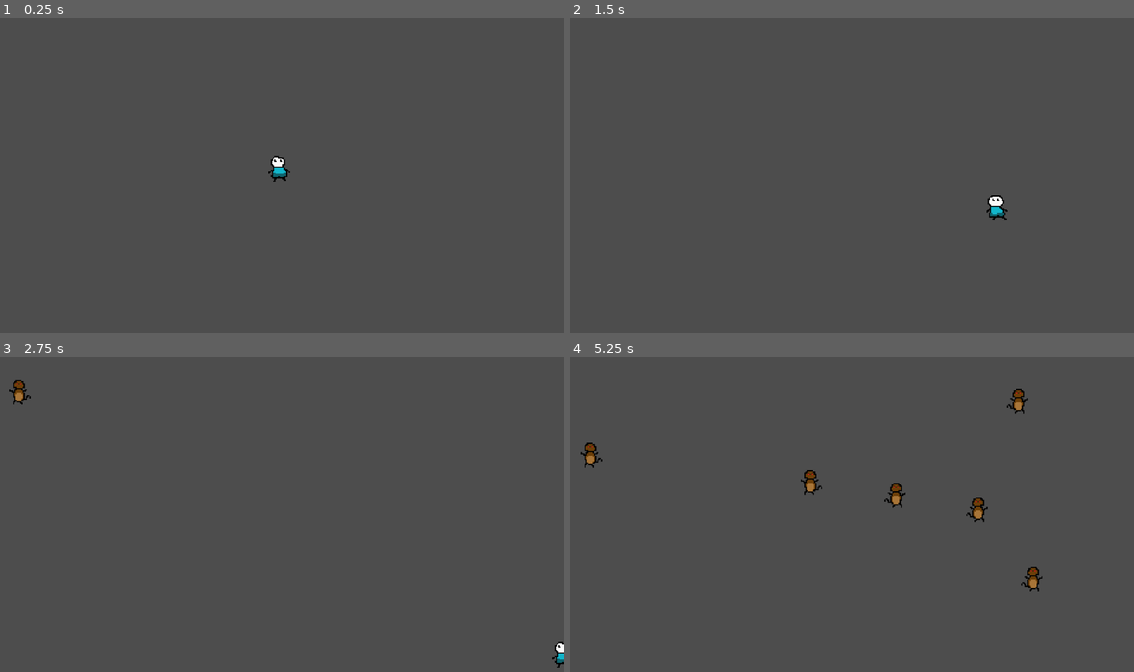
Above: before the commit, frames 1-4 (two rows, left to right).
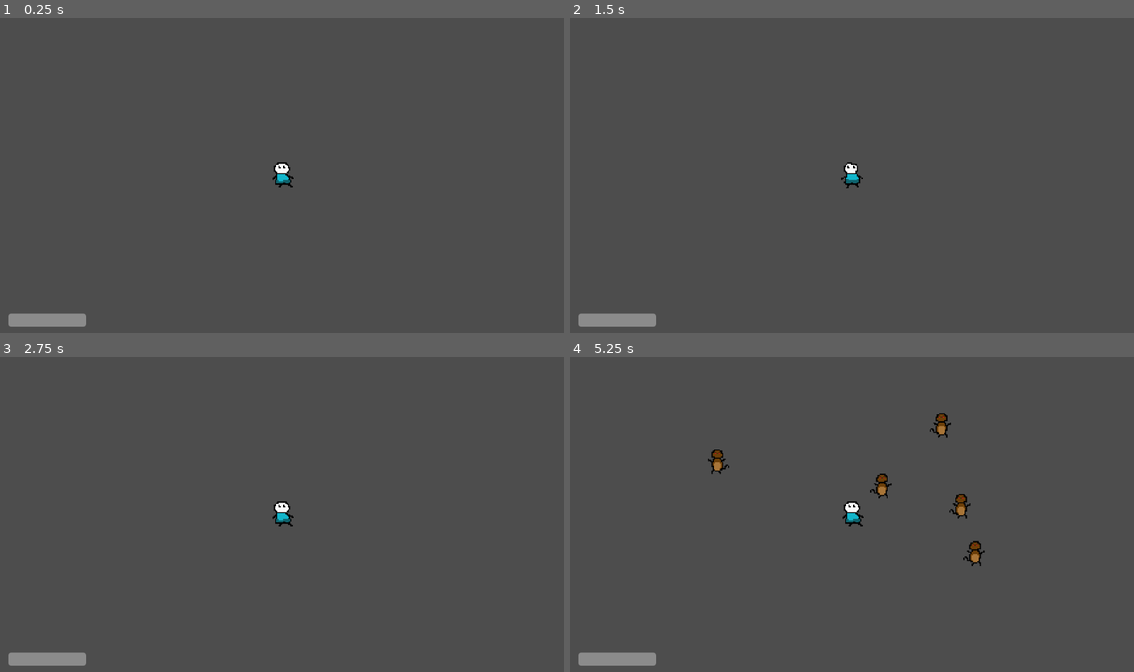
Above: after the commit, the same moments.

Repository: LaiAnTan/monkey
Game: Godot game, scene res://Main/main.tscn
Two runs of this game, one before a commit and one after it. Both use one fixed random seed, a clock stepped at 60 frames per second and the inputs below.
Inputs:
- Up to frame 1 (0.25 s): no input
- Up to frame 2 (1.5 s): hold D (right) 0.53-1.28 s; hold S (down) from 1.28 s (still down)
- Up to frame 3 (2.75 s): release S (down) at 2.03 s; hold D (right) from 2.03 s (still down)
- Up to frame 4 (5.25 s): release D (right) at 2.78 s; hold W (up) 2.78-3.53 s; hold A (left) 3.53-5.03 s; hold S (down) from 5.03 s (still down)

The runs differ from the first frame. In frame 1, 0.8% of the frame differs, in the area x 1-53%, y 43-98%; in frame 2, 1.0%; in frame 3, 1.0%; in frame 4, 2.5%, in the area x 1-84%, y 10-98%.

Commit message:
feat: changes - added collision for enemies - added health_bar
todo: fix player collision with enemies

Diff:
--- /dev/null
+++ b/Components/SoftCollision.gd
@@ -0,0 +1,15 @@
+extends Area2D
+
+func is_colliding():
+	var areas = get_overlapping_areas()
+	return areas.size() > 0
+
+func get_push_vec():
+	var areas = get_overlapping_areas()
+	var push_vec = Vector2.ZERO
+
+	if (is_colliding()):
+		var area = areas[0]
+		push_vec = area.global_position.direction_to(global_position)
+		push_vec = push_vec.normalized()
+		return (push_vec)
--- /dev/null
+++ b/Components/soft_collision.tscn
@@ -0,0 +1,8 @@
+[gd_scene load_steps=2 format=3 uid="uid://n0q5ag6l0ve0"]
+
+[ext_resource type="Script" path="res://Components/SoftCollision.gd" id="1_6tk37"]
+
+[node name="SoftCollision" type="Area2D"]
+script = ExtResource("1_6tk37")
+
+[node name="CollisionShape2D" type="CollisionShape2D" parent="."]
--- a/Enemies/Enemy.gd
+++ b/Enemies/Enemy.gd
@@ -1,6 +1,7 @@
 extends CharacterBody2D
 
 @onready var player = get_tree().get_first_node_in_group("Player")
+@onready var softCollision = $SoftCollision
 
 @export var speed = 200
 
@@ -21,8 +22,10 @@
 	if velocity.length() > 0:
 		velocity = velocity.normalized() * speed
 
-	position += velocity * delta
-	position = position.clamp(Vector2.ZERO, screen_size)
+	if softCollision.is_colliding():
+		velocity += softCollision.get_push_vec() * delta * 400
+
+	move_and_slide()
 
 	if velocity.x < 0:
 		$AnimatedSprite2D.flip_h = true
--- a/Enemies/Enemy.tscn
+++ b/Enemies/Enemy.tscn
@@ -1,8 +1,9 @@
-[gd_scene load_steps=6 format=3 uid="uid://db30btwv2mard"]
+[gd_scene load_steps=7 format=3 uid="uid://db30btwv2mard"]
 
 [ext_resource type="Script" path="res://Enemies/Enemy.gd" id="1_164op"]
 [ext_resource type="Texture2D" uid="uid://bunl4tj5levrc" path="res://assets/enemy/enemy0.png" id="2_b4kmp"]
 [ext_resource type="Texture2D" uid="uid://cyctxqxva6736" path="res://assets/enemy/enemy1.png" id="3_gh3h8"]
+[ext_resource type="PackedScene" uid="uid://n0q5ag6l0ve0" path="res://Components/soft_collision.tscn" id="4_f0m2f"]
 
 [sub_resource type="SpriteFrames" id="SpriteFrames_4k6x1"]
 animations = [{
@@ -23,6 +24,7 @@
 height = 56.0
 
 [node name="Enemy" type="CharacterBody2D" groups=["Enemies"]]
+position = Vector2(10, 10)
 motion_mode = 1
 script = ExtResource("1_164op")
 metadata/_edit_group_ = true
@@ -33,6 +35,12 @@
 frame = 1
 frame_progress = 0.65388
 
-[node name="CollisionShape2D" type="CollisionShape2D" parent="."]
+[node name="EnemyHitbox" type="CollisionShape2D" parent="."]
 position = Vector2(2, 2)
 shape = SubResource("CapsuleShape2D_tolab")
+
+[node name="SoftCollision" parent="." instance=ExtResource("4_f0m2f")]
+
+[node name="SoftCollisionHitbox" type="CollisionShape2D" parent="SoftCollision"]
+position = Vector2(2, 2)
+shape = SubResource("CapsuleShape2D_tolab")
--- /dev/null
+++ b/HUD/hud.gd
@@ -0,0 +1,8 @@
+extends CanvasLayer
+
+func _ready():
+	$Player.connect("hit", update_health_bar)
+	$ProgressBar.max_value = $Player.max_health
+
+func update_health_bar():
+	$ProgressBar.value = $Player.health
--- /dev/null
+++ b/HUD/hud.tscn
@@ -0,0 +1,13 @@
+[gd_scene format=3 uid="uid://b0jq7aarpr4rw"]
+
+[node name="HUD" type="CanvasLayer"]
+
+[node name="ProgressBar" type="ProgressBar" parent="."]
+offset_left = 17.0
+offset_top = 604.0
+offset_right = 176.0
+offset_bottom = 631.0
+max_value = 10.0
+step = 1.0
+value = 10.0
+show_percentage = false
--- a/Main/main.gd
+++ b/Main/main.gd
@@ -2,6 +2,7 @@
 
 @export var mob_scene: PackedScene
 @export var player_scene: PackedScene
+@export var hud_scene: PackedScene
 
 var score
 
@@ -12,11 +13,19 @@
 	$MobTimer.stop()
 
 func new_game():
+
+	# clear mobs
+	get_tree().call_group("Enemies", "queue_free")
+
+	var hud = hud_scene.instantiate()
+	add_child(hud)
+
 	score = 0
+
 	var player = player_scene.instantiate()
-
 	add_child(player)
 
+	$Player.connect("death", game_over)
 	$Player.start($StartPosition.position)
 	$StartTimer.start()
 
@@ -30,9 +39,6 @@
 	var mob_spawn_location = get_node("MobPath/MobSpawnLocation")
 	mob_spawn_location.progress_ratio = randf()
 
-	# Set the mob's direction perpendicular to the path direction.
-	var direction = mob_spawn_location.rotation + PI / 2
-
 	# Set the mob's position to a random location.
 	mob.position = mob_spawn_location.position
 
--- a/Main/main.tscn
+++ b/Main/main.tscn
@@ -1,8 +1,9 @@
-[gd_scene load_steps=5 format=3 uid="uid://d0smxtcmgkmms"]
+[gd_scene load_steps=6 format=3 uid="uid://d0smxtcmgkmms"]
 
 [ext_resource type="Script" path="res://Main/main.gd" id="1_prudd"]
 [ext_resource type="PackedScene" uid="uid://db30btwv2mard" path="res://Enemies/Enemy.tscn" id="2_70ocl"]
-[ext_resource type="PackedScene" uid="uid://co0pibdcf1017" path="res://Player/player.tscn" id="3_tkjlx"]
+[ext_resource type="PackedScene" uid="uid://cpc05vxxko1hx" path="res://Player/Player.tscn" id="3_6jd0d"]
+[ext_resource type="PackedScene" uid="uid://b0jq7aarpr4rw" path="res://HUD/hud.tscn" id="4_b7upt"]
 
 [sub_resource type="Curve2D" id="Curve2D_7yc6v"]
 _data = {
@@ -10,10 +11,11 @@
 }
 point_count = 9
 
-[node name="Main" type="Node2D"]
+[node name="Main" type="Node2D" groups=["Main"]]
 script = ExtResource("1_prudd")
 mob_scene = ExtResource("2_70ocl")
-player_scene = ExtResource("3_tkjlx")
+player_scene = ExtResource("3_6jd0d")
+hud_scene = ExtResource("4_b7upt")
 
 [node name="StartTimer" type="Timer" parent="."]
 wait_time = 2.0
--- a/Player/Player.gd
+++ b/Player/Player.gd
@@ -1,52 +1,98 @@
-extends Area2D
+extends CharacterBody2D
 
 signal hit
+signal death
 
-@export var speed = 400
+@export var max_speed = 400
+@export var accel = 1500
+@export var friction = 500
+@export var max_health = 10
+
+@onready var axis = Vector2.ZERO
+@onready var softCollision = $SoftCollision
+
 var screen_size
+var health
 
 # this function sets up the script
 func _ready():
 	screen_size = get_viewport_rect().size
+	health = max_health
+
 	add_to_group("Player", true)
+
 	hide() # hide player
 
 # this function is called every frame
-func _process(delta):
+func _physics_process(delta):
+	move(delta)
 
-	$AnimatedSprite2D.play()
+func get_input_axis():
 
-	var velocity = Vector2.ZERO
-	if Input.is_action_pressed("up"):
-		velocity.y -= 1
-	if Input.is_action_pressed("down"):
-		velocity.y += 1
-	if Input.is_action_pressed("left"):
-		velocity.x -= 1
-	if Input.is_action_pressed("right"):
-		velocity.x += 1
+	axis.x = int(Input.is_action_pressed("right")) - int(Input.is_action_pressed("left"))
+	axis.y = int(Input.is_action_pressed("down")) - int(Input.is_action_pressed("up"))
 
-	# normalise velocity to be in range 0-1 and multiply by speed
-	if velocity.length() > 0:
-		velocity = velocity.normalized() * speed
+	return axis.normalized()
 
-	position += velocity * delta
-	position = position.clamp(Vector2.ZERO, screen_size)
+func move(delta):
 
-	# flip animation based on direction
-	if velocity.x < 0:
-		$AnimatedSprite2D.flip_h = true
+	axis = get_input_axis()
+
+	if axis == Vector2.ZERO:
+		#apply_friction(friction * delta)
+		velocity = Vector2.ZERO
 	else:
-		$AnimatedSprite2D.flip_h = false
+		apply_movement(axis * accel * delta)
 
-# called when something collides with player
-func _on_body_entered(body):
-	hide()
+	move_and_slide()
+
+func apply_friction(amount):
+	if velocity.length() > amount:
+		velocity -= velocity.normalized()
+	else:
+		velocity = Vector2.ZERO
+
+func apply_movement(acceleration):
+	velocity += acceleration
+	velocity = velocity.limit_length(max_speed)
+
+func damage_player():
+	health -= 1
+	if (health <= 0):
+		death.emit()
+
+func disable_enemy_hitbox(body, secs):
+
+	# give the enemy a cooldown before it can hit the player again
+	var enemy_hitbox = body.get_node("EnemyHitbox")
+	enemy_hitbox.set_deferred("disabled", true)
+
+	var cooldown = Timer.new();
+
+	cooldown.set_wait_time(secs)
+	cooldown.set_one_shot(true)
+	body.add_child(cooldown)
+	cooldown.start()
+
+	await cooldown.timeout # wait until timer ends
+
+	enemy_hitbox.disabled = false
+	cooldown.queue_free()
+
+func _on_body_entered(body): # this broke
+
 	hit.emit()
-	$CollisionShape2D.set_deferred("disabled", true) # disable player collision
+	print("Player was hit")
+	damage_player()
+	disable_enemy_hitbox(body, 2)
 
-# start the game
+# init the player
 func start(pos):
 	position = pos
 	show()
-	$CollisionShape2D.disabled = false
+	$PlayerHitbox.disabled = false
+	$AnimatedSprite2D.play("walk")
+
+func _on_death():
+	$AnimatedSprite2D.play("death")
+	$PlayerHitbox.set_deferred("disabled", true) # disable player collision
--- a/Player/player.tscn
+++ b/Player/player.tscn
@@ -1,40 +1,61 @@
-[gd_scene load_steps=6 format=3 uid="uid://co0pibdcf1017"]
+[gd_scene load_steps=9 format=3 uid="uid://cpc05vxxko1hx"]
 
-[ext_resource type="Script" path="res://Player/Player.gd" id="1_qc5ag"]
-[ext_resource type="Texture2D" uid="uid://jihk3ymovalo" path="res://assets/player/l0_player1.png" id="2_swlrx"]
-[ext_resource type="Texture2D" uid="uid://d1hmx6mnko6rf" path="res://assets/player/l1_player1.png" id="3_gmgkr"]
+[ext_resource type="Script" path="res://Player/Player.gd" id="1_cfjw1"]
+[ext_resource type="Texture2D" uid="uid://cgumihtdoqraw" path="res://assets/player/player_death.png" id="1_fil1g"]
+[ext_resource type="Texture2D" uid="uid://jihk3ymovalo" path="res://assets/player/l0_player1.png" id="2_fnmuv"]
+[ext_resource type="Texture2D" uid="uid://d1hmx6mnko6rf" path="res://assets/player/l1_player1.png" id="3_osvp2"]
+[ext_resource type="PackedScene" uid="uid://n0q5ag6l0ve0" path="res://Components/soft_collision.tscn" id="4_woigs"]
 
-[sub_resource type="SpriteFrames" id="SpriteFrames_jg1xv"]
+[sub_resource type="SpriteFrames" id="SpriteFrames_v2kfp"]
 animations = [{
 "frames": [{
 "duration": 1.0,
-"texture": ExtResource("2_swlrx")
+"texture": ExtResource("1_fil1g")
+}],
+"loop": true,
+"name": &"death",
+"speed": 1.0
+}, {
+"frames": [{
+"duration": 1.0,
+"texture": ExtResource("2_fnmuv")
 }, {
 "duration": 1.0,
-"texture": ExtResource("3_gmgkr")
+"texture": ExtResource("3_osvp2")
 }],
 "loop": true,
 "name": &"walk",
 "speed": 4.0
 }]
 
-[sub_resource type="CapsuleShape2D" id="CapsuleShape2D_ybfnu"]
+[sub_resource type="CapsuleShape2D" id="CapsuleShape2D_wq6qg"]
 radius = 20.0
 height = 50.0
 
-[node name="Player" type="Area2D" groups=["Player"]]
-position = Vector2(512, 264)
-script = ExtResource("1_qc5ag")
-metadata/_edit_group_ = true
+[sub_resource type="CapsuleShape2D" id="CapsuleShape2D_e8jt2"]
+radius = 20.0
+height = 50.0
+
+[node name="Player" type="CharacterBody2D" groups=["Player"]]
+collision_layer = 2
+collision_mask = 4
+script = ExtResource("1_cfjw1")
 
 [node name="AnimatedSprite2D" type="AnimatedSprite2D" parent="."]
 scale = Vector2(0.15, 0.15)
-sprite_frames = SubResource("SpriteFrames_jg1xv")
+sprite_frames = SubResource("SpriteFrames_v2kfp")
 animation = &"walk"
 
-[node name="CollisionShape2D" type="CollisionShape2D" parent="."]
-position = Vector2(2, -2)
-shape = SubResource("CapsuleShape2D_ybfnu")
+[node name="PlayerHitbox" type="CollisionShape2D" parent="."]
+position = Vector2(-1, -3)
+shape = SubResource("CapsuleShape2D_wq6qg")
 debug_color = Color(0, 0.6, 0.701961, 0.419608)
 
-[connection signal="body_entered" from="." to="." method="_on_body_entered"]
+[node name="SoftCollision" parent="." instance=ExtResource("4_woigs")]
+
+[node name="SoftCollisionHitbox" type="CollisionShape2D" parent="SoftCollision"]
+position = Vector2(-1, -3)
+shape = SubResource("CapsuleShape2D_e8jt2")
+
+[node name="Camera2D" type="Camera2D" parent="."]
+position_smoothing_speed = 10.0
--- a/project.godot
+++ b/project.godot
@@ -46,3 +46,10 @@
 "events": [Object(InputEventMouseButton,"resource_local_to_scene":false,"resource_name":"","device":-1,"window_id":0,"a …(258 unchanged characters)…
 ]
 }
+
+[layer_names]
+
+2d_render/layer_1="SoftCollisions"
+2d_physics/layer_1="SoftCollisions"
+2d_physics/layer_2="Player"
+2d_physics/layer_3="Enemy"
Binary file added: assets/player/player_death.png
